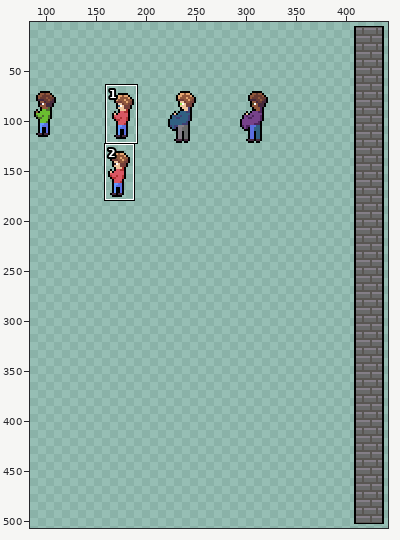
Edited in one commit: sprite sheet (Assets/sprites/A cookie's quest sprites.png). The picture above shows the old version from afar; the outline marks the close-up.
Close-up. Old version:
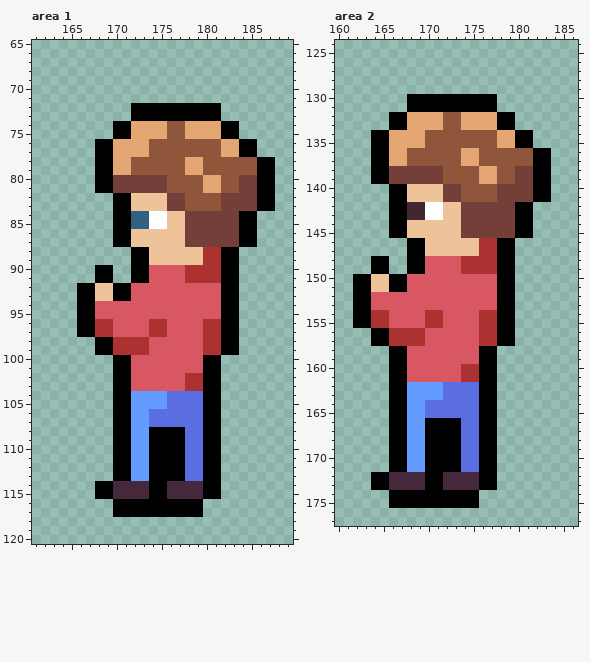
The file is 512x512 pixels. Shown: area 1: x 161..189, y 65..120; area 2: x 160..186, y 124..177. The wide view leaves out empty margins. The commit also changed other parts of the picture, which this record leaves out.
New version:
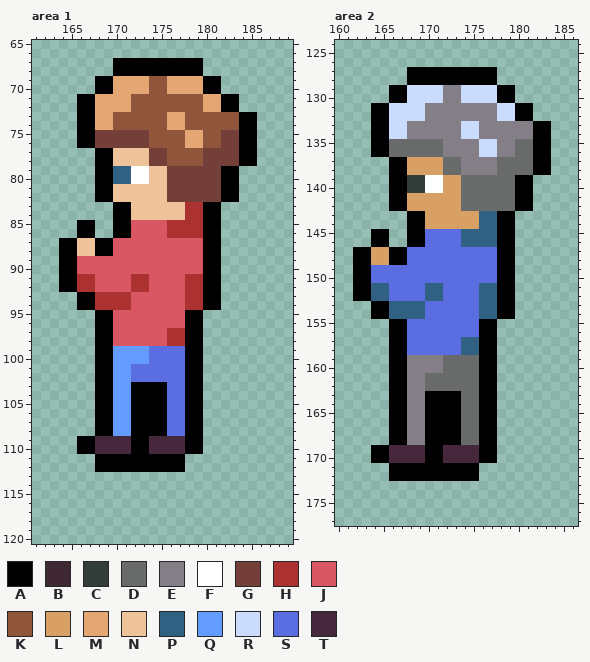
Palette (. is transparent): A #000000  B #3f2832  C #323c39  D #696a6a  E #847e87  F #ffffff  G #743f39  H #ac3232  J #d95763  K #8f563b  L #d9a066  M #e4a672  N #eec39a  P #306082  Q #639bff  R #cbdbfc  S #5b6ee1  T #45283c
What changed:
--- area 1
@@ x 161..189 @@
  66 .............................
- 67 .............................
- 68 .............................
- 69 .............................
- 70 .............................
- 71 .............................
- 72 ...........AAAAAAAAAA........
- 73 ...........AAAAAAAAAA........
- 74 .........AAMMMMKKMMMMAA......
- 75 .........AAMMMMKKMMMMAA......
- 76 .......AAMMMMKKKKKKKKMMAA....
- 77 .......AAMMMMKKKKKKKKMMAA....
- 78 .......AAMMKKKKKKMMKKKKKKAA..
- 79 .......AAMMKKKKKKMMKKKKKKAA..
- 80 .......AAGGGGGGKKKKMMKKGGAA..
- 81 .......AAGGGGGGKKKKMMKKGGAA..
- 82 .........AANNNNGGKKKKGGGGAA..
- 83 .........AANNNNGGKKKKGGGGAA..
- 84 .........AAPPFFNNGGGGGGAA....
- 85 .........AAPPFFNNGGGGGGAA....
- 86 .........AANNNNNNGGGGGGAA....
- 87 .........AANNNNNNGGGGGGAA....
- 88 ...........AANNNNNNHHAA......
- 89 ...........AANNNNNNHHAA......
- 90 .......AA..AAJJJJHHHHAA......
- 91 .......AA..AAJJJJHHHHAA......
- 92 .....AANNAAJJJJJJJJJJAA......
- 93 .....AANNAAJJJJJJJJJJAA......
- 94 .....AAJJJJJJJJJJJJJJAA......
- 95 .....AAJJJJJJJJJJJJJJAA......
- 96 .....AAHHJJJJHHJJJJHHAA......
- 97 .....AAHHJJJJHHJJJJHHAA......
- 98 .......AAHHHHJJJJJJHHAA......
- 99 .......AAHHHHJJJJJJHHAA......
-100 .........AAJJJJJJJJAA........
-101 .........AAJJJJJJJJAA........
-102 .........AAJJJJJJHHAA........
-103 .........AAJJJJJJHHAA........
-104 .........AAQQQQSSSSAA........
-105 .........AAQQQQSSSSAA........
-106 .........AAQQSSSSSSAA........
-107 .........AAQQSSSSSSAA........
-108 .........AAQQAAAASSAA........
-109 .........AAQQAAAASSAA........
-110 .........AAQQAAAASSAA........
-111 .........AAQQAAAASSAA........
-112 .........AAQQAAAASSAA........
-113 .........AAQQAAAASSAA........
-114 .......AATTTTAATTTTAA........
-115 .......AATTTTAATTTTAA........
-116 .........AAAAAAAAAA..........
-117 .........AAAAAAAAAA..........
+ 67 .........AAAAAAAAAA..........
+ 68 .........AAAAAAAAAA..........
+ 69 .......AAMMMMKKMMMMAA........
+ 70 .......AAMMMMKKMMMMAA........
+ 71 .....AAMMMMKKKKKKKKMMAA......
+ 72 .....AAMMMMKKKKKKKKMMAA......
+ 73 .....AAMMKKKKKKMMKKKKKKAA....
+ 74 .....AAMMKKKKKKMMKKKKKKAA....
+ 75 .....AAGGGGGGKKKKMMKKGGAA....
+ 76 .....AAGGGGGGKKKKMMKKGGAA....
+ 77 .......AANNNNGGKKKKGGGGAA....
+ 78 .......AANNNNGGKKKKGGGGAA....
+ 79 .......AAPPFFNNGGGGGGAA......
+ 80 .......AAPPFFNNGGGGGGAA......
+ 81 .......AANNNNNNGGGGGGAA......
+ 82 .......AANNNNNNGGGGGGAA......
+ 83 .........AANNNNNNHHAA........
+ 84 .........AANNNNNNHHAA........
+ 85 .....AA..AAJJJJHHHHAA........
+ 86 .....AA..AAJJJJHHHHAA........
+ 87 ...AANNAAJJJJJJJJJJAA........
+ 88 ...AANNAAJJJJJJJJJJAA........
+ 89 ...AAJJJJJJJJJJJJJJAA........
+ 90 ...AAJJJJJJJJJJJJJJAA........
+ 91 ...AAHHJJJJHHJJJJHHAA........
+ 92 ...AAHHJJJJHHJJJJHHAA........
+ 93 .....AAHHHHJJJJJJHHAA........
+ 94 .....AAHHHHJJJJJJHHAA........
+ 95 .......AAJJJJJJJJAA..........
+ 96 .......AAJJJJJJJJAA..........
+ 97 .......AAJJJJJJHHAA..........
+ 98 .......AAJJJJJJHHAA..........
+ 99 .......AAQQQQSSSSAA..........
+100 .......AAQQQQSSSSAA..........
+101 .......AAQQSSSSSSAA..........
+102 .......AAQQSSSSSSAA..........
+103 .......AAQQAAAASSAA..........
+104 .......AAQQAAAASSAA..........
+105 .......AAQQAAAASSAA..........
+106 .......AAQQAAAASSAA..........
+107 .......AAQQAAAASSAA..........
+108 .......AAQQAAAASSAA..........
+109 .....AATTTTAATTTTAA..........
+110 .....AATTTTAATTTTAA..........
+111 .......AAAAAAAAAA............
+112 .......AAAAAAAAAA............
+113 .............................
+114 .............................
+115 .............................
+116 .............................
+117 .............................
 118 .............................
--- area 2
@@ x 160..186 @@
 126 ...........................
-127 ...........................
-128 ...........................
-129 ...........................
-130 ........AAAAAAAAAA.........
-131 ........AAAAAAAAAA.........
-132 ......AAMMMMKKMMMMAA.......
-133 ......AAMMMMKKMMMMAA.......
-134 ....AAMMMMKKKKKKKKMMAA.....
-135 ....AAMMMMKKKKKKKKMMAA.....
-136 ....AAMMKKKKKKMMKKKKKKAA...
-137 ....AAMMKKKKKKMMKKKKKKAA...
-138 ....AAGGGGGGKKKKMMKKGGAA...
-139 ....AAGGGGGGKKKKMMKKGGAA...
-140 ......AANNNNGGKKKKGGGGAA...
-141 ......AANNNNGGKKKKGGGGAA...
-142 ......AABBFFNNGGGGGGAA.....
-143 ......AABBFFNNGGGGGGAA.....
-144 ......AANNNNNNGGGGGGAA.....
-145 ......AANNNNNNGGGGGGAA.....
-146 ........AANNNNNNHHAA.......
-147 ........AANNNNNNHHAA.......
-148 ....AA..AAJJJJHHHHAA.......
-149 ....AA..AAJJJJHHHHAA.......
-150 ..AANNAAJJJJJJJJJJAA.......
-151 ..AANNAAJJJJJJJJJJAA.......
-152 ..AAJJJJJJJJJJJJJJAA.......
-153 ..AAJJJJJJJJJJJJJJAA.......
-154 ..AAHHJJJJHHJJJJHHAA.......
-155 ..AAHHJJJJHHJJJJHHAA.......
-156 ....AAHHHHJJJJJJHHAA.......
-157 ....AAHHHHJJJJJJHHAA.......
-158 ......AAJJJJJJJJAA.........
-159 ......AAJJJJJJJJAA.........
-160 ......AAJJJJJJHHAA.........
-161 ......AAJJJJJJHHAA.........
-162 ......AAQQQQSSSSAA.........
-163 ......AAQQQQSSSSAA.........
-164 ......AAQQSSSSSSAA.........
-165 ......AAQQSSSSSSAA.........
-166 ......AAQQAAAASSAA.........
-167 ......AAQQAAAASSAA.........
-168 ......AAQQAAAASSAA.........
-169 ......AAQQAAAASSAA.........
-170 ......AAQQAAAASSAA.........
-171 ......AAQQAAAASSAA.........
-172 ....AATTTTAATTTTAA.........
-173 ....AATTTTAATTTTAA.........
-174 ......AAAAAAAAAA...........
-175 ......AAAAAAAAAA...........
+127 ........AAAAAAAAAA.........
+128 ........AAAAAAAAAA.........
+129 ......AARRRREERRRRAA.......
+130 ......AARRRREERRRRAA.......
+131 ....AARRRREEEEEEEERRAA.....
+132 ....AARRRREEEEEEEERRAA.....
+133 ....AARREEEEEERREEEEEEAA...
+134 ....AARREEEEEERREEEEEEAA...
+135 ....AADDDDDDEEEERREEDDAA...
+136 ....AADDDDDDEEEERREEDDAA...
+137 ......AALLLLDDEEEEDDDDAA...
+138 ......AALLLLDDEEEEDDDDAA...
+139 ......AACCFFLLDDDDDDAA.....
+140 ......AACCFFLLDDDDDDAA.....
+141 ......AALLLLLLDDDDDDAA.....
+142 ......AALLLLLLDDDDDDAA.....
+143 ........AALLLLLLPPAA.......
+144 ........AALLLLLLPPAA.......
+145 ....AA..AASSSSPPPPAA.......
+146 ....AA..AASSSSPPPPAA.......
+147 ..AALLAASSSSSSSSSSAA.......
+148 ..AALLAASSSSSSSSSSAA.......
+149 ..AASSSSSSSSSSSSSSAA.......
+150 ..AASSSSSSSSSSSSSSAA.......
+151 ..AAPPSSSSPPSSSSPPAA.......
+152 ..AAPPSSSSPPSSSSPPAA.......
+153 ....AAPPPPSSSSSSPPAA.......
+154 ....AAPPPPSSSSSSPPAA.......
+155 ......AASSSSSSSSAA.........
+156 ......AASSSSSSSSAA.........
+157 ......AASSSSSSPPAA.........
+158 ......AASSSSSSPPAA.........
+159 ......AAEEEEDDDDAA.........
+160 ......AAEEEEDDDDAA.........
+161 ......AAEEDDDDDDAA.........
+162 ......AAEEDDDDDDAA.........
+163 ......AAEEAAAADDAA.........
+164 ......AAEEAAAADDAA.........
+165 ......AAEEAAAADDAA.........
+166 ......AAEEAAAADDAA.........
+167 ......AAEEAAAADDAA.........
+168 ......AAEEAAAADDAA.........
+169 ....AATTTTAATTTTAA.........
+170 ....AATTTTAATTTTAA.........
+171 ......AAAAAAAAAA...........
+172 ......AAAAAAAAAA...........
+173 ...........................
+174 ...........................
+175 ...........................
 176 ...........................
Changed places in both close-ups, as pixel boxes (x1, y1, x2, y2):
changed: (59, 58, 275, 517)
changed: (353, 67, 551, 508)
